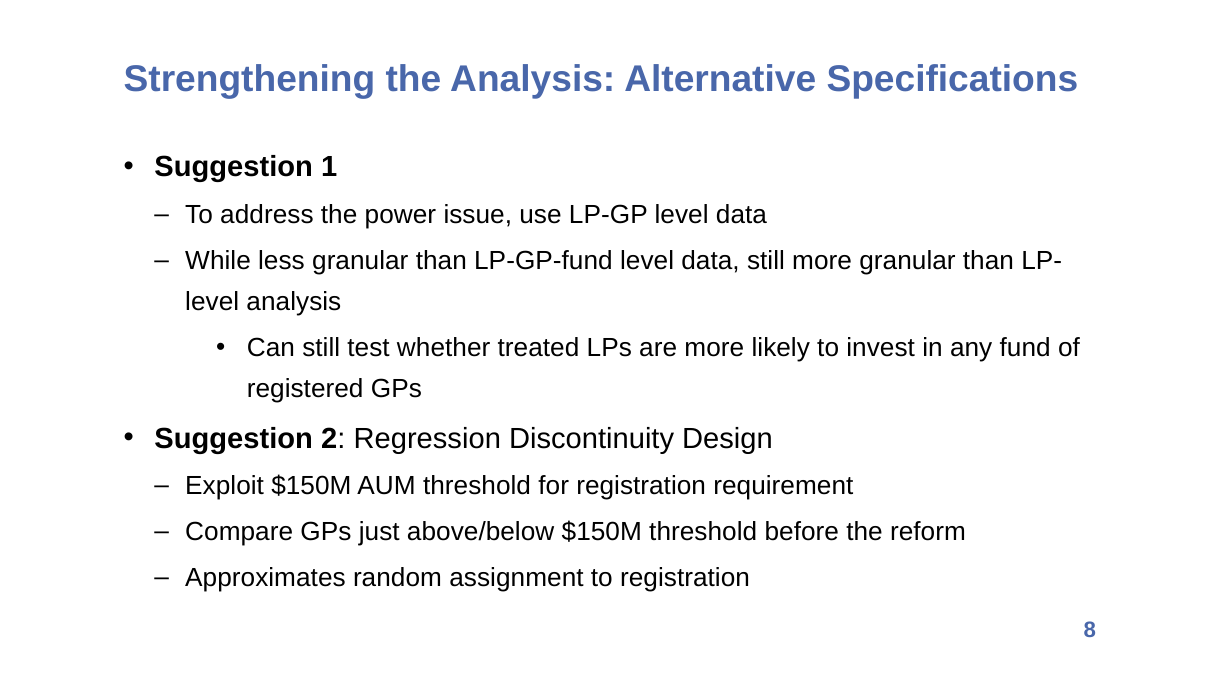
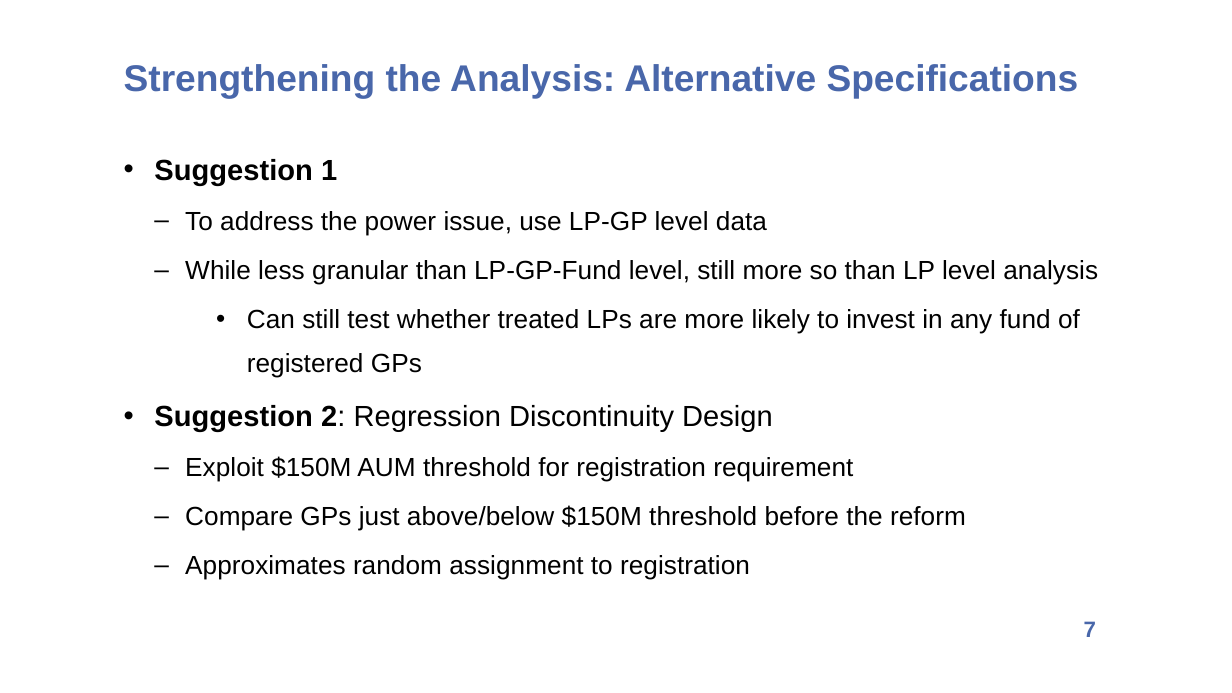
Before and after one commit to d0nghyunkang/d0nghyunkang.github.io, a slide deck: slide 7 of files/Discussion-Kang-PE Regulatory Oversight-10mins.pptx (slide 8 before the commit). Drawn at 1232x693 pixels with LibreOffice and Linux fonts; fonts in the diff are those of the drawing. Boxes give left, top, right and bottom in pixels: in the first picture for what was removed or moved away, otherwise in the second. Text is boxed around its words. In the diff, an @@ line names an element or a change of style, - is before the commit and + after.

```diff
--- a/files/Discussion-Kang-PE Regulatory Oversight-10mins.pptx
+++ b/files/Discussion-Kang-PE Regulatory Oversight-10mins.pptx
@@ text at <box>154,159,1080,580</box>: line spacing 1.3 to 1.4 @@
@@ text at <box>185,260,1098,285</box>: text changed @@
-  – While less granular than LP-GP-fund level data, still more granular than LP-level analysis
+  – While less granular than LP-GP-Fund level, still more so than LP level analysis
@@ page number at <box>1084,621,1096,637</box>: text changed @@
-8
+7
```
Also in this commit, not shown: 3 other slides changed, 1 slide removed.
